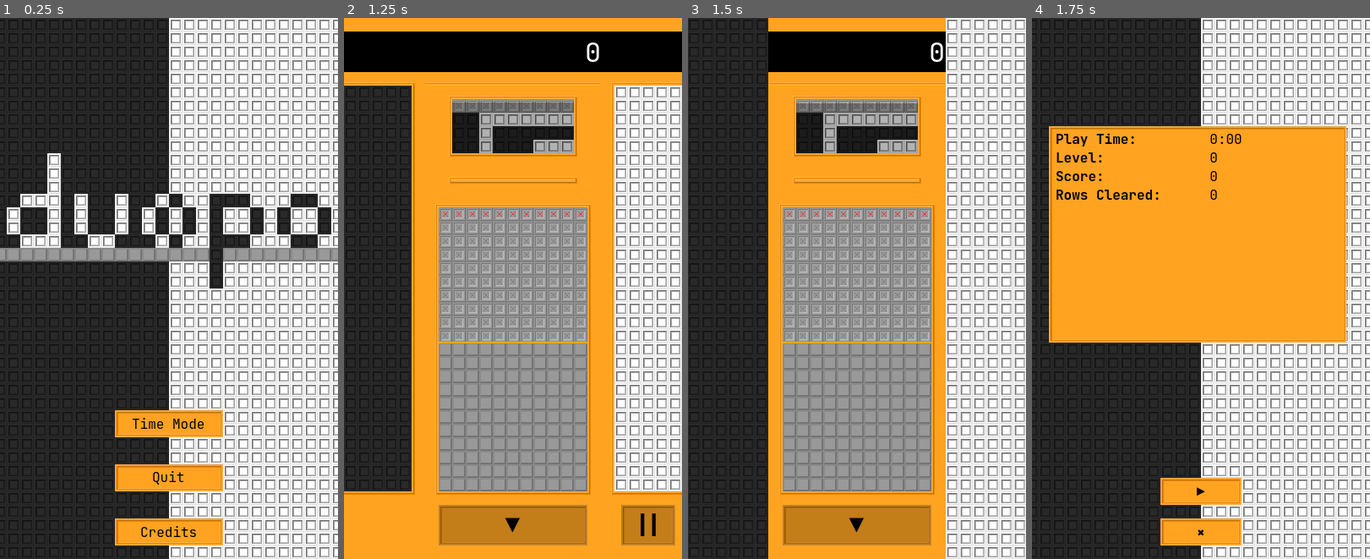
Above: before the commit, frames 1-4 (left to right).
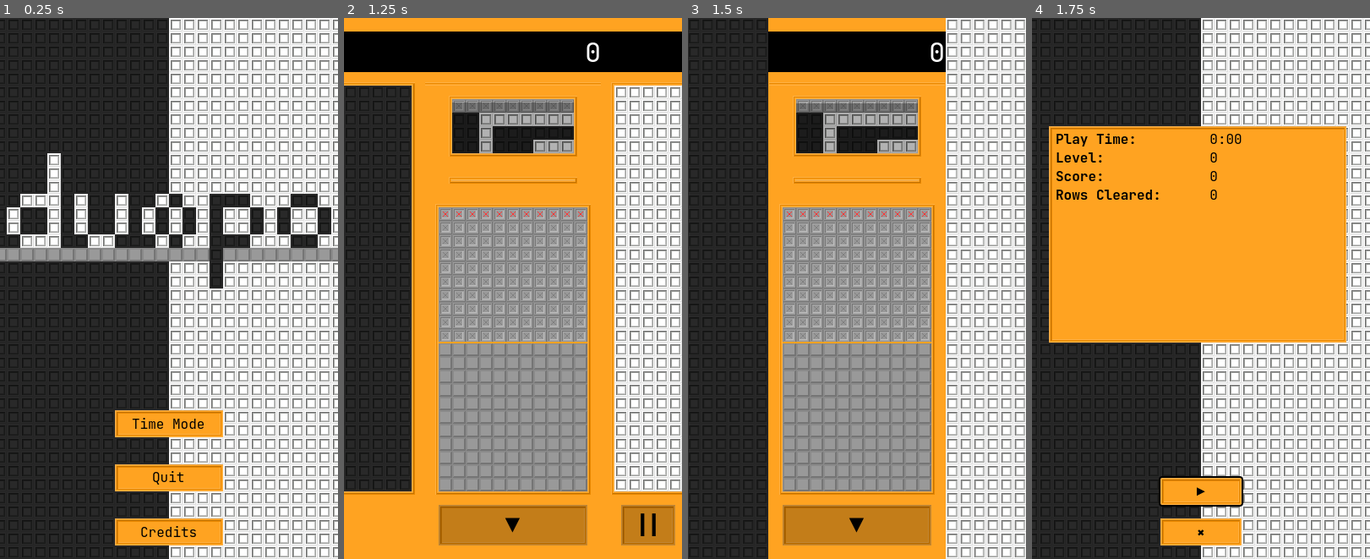
Above: after the commit, the same moments.

Repository: ka-puna/duopo
Game: Godot game, scene res://src/main.tscn
Same seed, same stepped clock (60 frames per second), same inputs: the game is played once before the commit and once after it.
Inputs:
- Up to frame 1 (0.25 s): no input
- Up to frame 2 (1.25 s): click "Time Mode" at 0.5 s
- Up to frame 3 (1.5 s): click "||" at 1.25 s
- Up to frame 4 (1.75 s): no input

Frames 1-3 are identical in both runs. In frame 4, 0.2% of the frame differs, in the area x 37-63%, y 84-91%.

Commit message:
Fix pause menu focus.

Diff:
--- a/src/scene/pause_menu.gd
+++ b/src/scene/pause_menu.gd
@@ -12,9 +12,10 @@
 
 # Called when the node enters the scene tree for the first time.
 func _ready():
-	grab_focus()
 	if use_enter_anim:
 		$AnimationPlayer.play("enter")
+	else:
+		$Group/play_button.call_deferred("grab_focus")
 
 
 # Called every frame. 'delta' is the elapsed time since the previous frame.
@@ -28,7 +29,9 @@
 
 
 func _on_animation_player_animation_finished(anim_name):
-	if anim_name == "exit":
+	if anim_name == "enter":
+		$Group/play_button.grab_focus()
+	elif anim_name == "exit":
 		play_button.emit()
 
 
--- a/src/scene/pause_menu.tscn
+++ b/src/scene/pause_menu.tscn
@@ -51,7 +51,7 @@
 tracks/2/keys = {
 "times": PackedFloat32Array(0),
 "transitions": PackedFloat32Array(1),
-"update": 1,
+"update": 0,
 "values": [true]
 }
 
@@ -90,8 +90,8 @@
 tracks/2/loop_wrap = true
 tracks/2/keys = {
 "times": PackedFloat32Array(0, 0.4),
-"transitions": PackedFloat32Array(1, 1),
-"update": 1,
+"transitions": PackedFloat32Array(0, 0),
+"update": 0,
 "values": [false, true]
 }
 
@@ -131,7 +131,7 @@
 tracks/2/keys = {
 "times": PackedFloat32Array(0),
 "transitions": PackedFloat32Array(1),
-"update": 1,
+"update": 0,
 "values": [false]
 }
 
@@ -150,7 +150,6 @@
 anchor_bottom = 1.0
 grow_horizontal = 2
 grow_vertical = 2
-focus_mode = 2
 theme = SubResource("Theme_wtaow")
 script = ExtResource("1_bggmv")
 
@@ -204,6 +203,12 @@
 offset_bottom = -16.0
 grow_horizontal = 2
 grow_vertical = 0
+focus_neighbor_left = NodePath("../play_button")
+focus_neighbor_top = NodePath("../play_button")
+focus_neighbor_right = NodePath("../play_button")
+focus_neighbor_bottom = NodePath("../play_button")
+focus_next = NodePath("../play_button")
+focus_previous = NodePath("../play_button")
 text = "×"
 flat = true
 
@@ -227,6 +232,12 @@
 offset_bottom = -64.0
 grow_horizontal = 2
 grow_vertical = 0
+focus_neighbor_left = NodePath("../cross_button")
+focus_neighbor_top = NodePath("../cross_button")
+focus_neighbor_right = NodePath("../cross_button")
+focus_neighbor_bottom = NodePath("../cross_button")
+focus_next = NodePath("../cross_button")
+focus_previous = NodePath("../cross_button")
 text = "▶"
 flat = true
 
